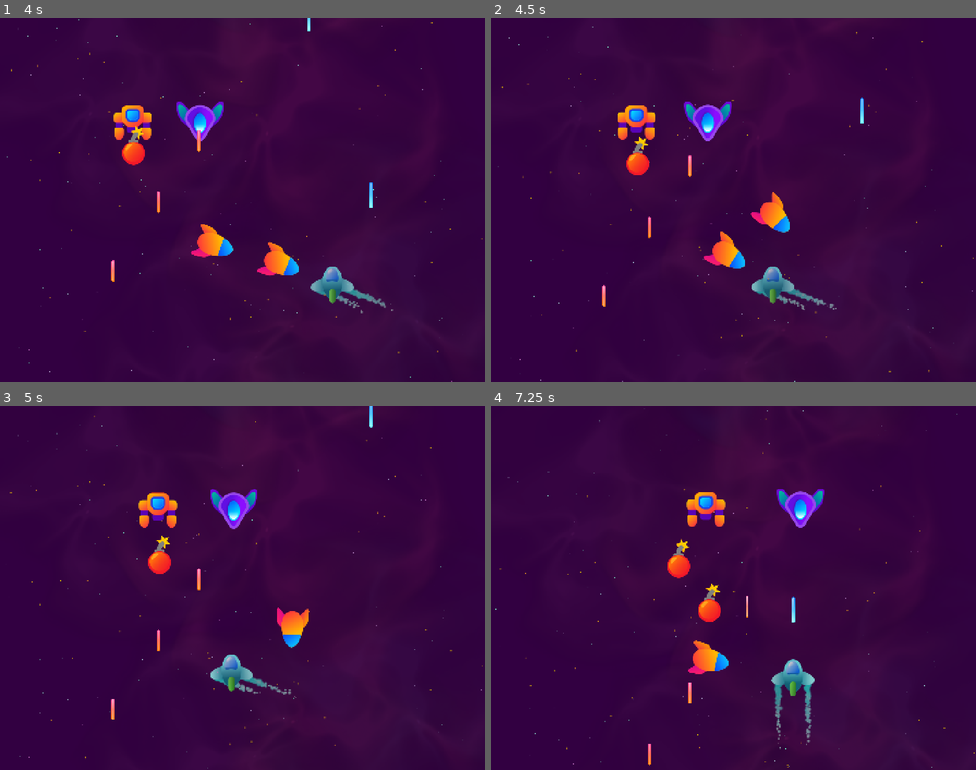
Above: before the commit, frames 1-4 (two rows, left to right).
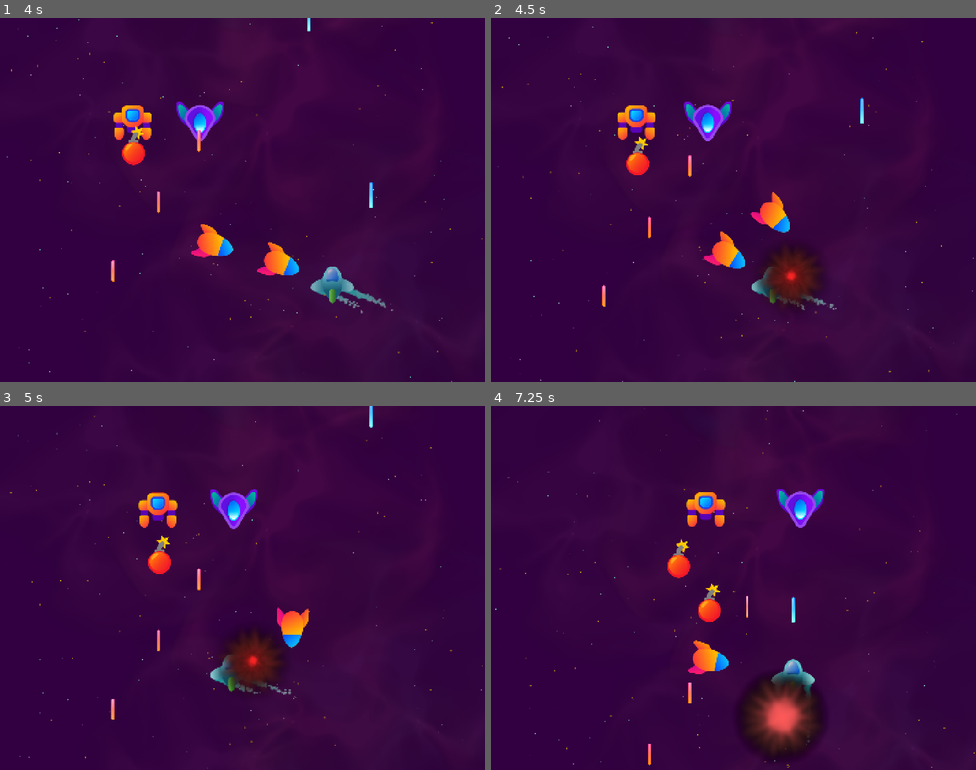
Above: after the commit, the same moments.

Repository: LHO-Developments/Godot-Projects
Game: Godot game, scene res://Scenes/Level/level.tscn
Same seed, same stepped clock (60 frames per second), same inputs: the game is played once before the commit and once after it. Sound files missing from this copy of the repository are replaced by a short silence.
Inputs:
- Up to frame 1 (4 s): hold D (right) 0.53-1.28 s; tap Space (shoot) at 0.6, 2.1, 3.6 s; hold S (down) 1.28-2.03 s; tap T (test) at 1.35, 2.85 s; hold D (right) 2.03-2.78 s; hold W (up) 2.78-3.53 s; hold A (left) from 3.53 s (still down)
- Up to frame 2 (4.5 s): keep holding A (left); tap T (test) at 4.35 s
- Up to frame 3 (5 s): keep holding A (left)
- Up to frame 4 (7.25 s): release A (left) at 5.03 s; hold S (down) 5.03-5.78 s; tap Space (shoot) at 5.1, 6.6 s; hold D (right) 5.78-6.53 s; tap T (test) at 5.85 s; hold W (up) from 6.53 s (still down)

Frame 1 is identical in both runs. In frame 2, 1.6% of the frame differs, in the area x 54-69%, y 63-81%; in frame 3, 1.6%; in frame 4, 3.2%, in the area x 51-69%, y 72-98%.

Commit message:
Add collision and hitbox for explosion

Diff:
--- a/Space Ace/space-ace/Scenes/Explosion/Explosion.tscn
+++ b/Space Ace/space-ace/Scenes/Explosion/Explosion.tscn
@@ -3,6 +3,7 @@
 [ext_resource type="Script" uid="uid://ba0ym1o8wi0wb" path="res://Scenes/Explosion/Explosion.gd" id="1_qb8ow"]
 
 [node name="Explosion" type="Node2D" unique_id=314014667]
+z_index = 20
 script = ExtResource("1_qb8ow")
 
 [node name="CPUParticles2D" type="CPUParticles2D" parent="." unique_id=363351755]
--- a/Space Ace/space-ace/Scenes/Explosion/PlayerLaserExplosion.tscn
+++ b/Space Ace/space-ace/Scenes/Explosion/PlayerLaserExplosion.tscn
@@ -2,6 +2,7 @@
 
 [ext_resource type="PackedScene" uid="uid://b0lm5kfnat7jk" path="res://Scenes/Explosion/Explosion.tscn" id="1_7de2m"]
 [ext_resource type="Texture2D" uid="uid://ogiufw6ufw5" path="res://Asset/Textures/ParticleDot16.png" id="2_cmpx7"]
+[ext_resource type="AudioStream" uid="uid://cfdx48ylogcko" path="res://Asset/Sounds/394128__space-explosion_shotz.wav" id="3_kl4tg"]
 
 [sub_resource type="Curve" id="Curve_kl4tg"]
 _data = [Vector2(0.2712766, 0), 0.0, 0.0, 0, 0, Vector2(0.4893617, 1), 0.0, 0.0, 0, 0, Vector2(0.86170214, 0.08988774), 0.0, 0.0, 0, 0]
@@ -28,3 +29,6 @@
 scale_amount_max = 4.0
 scale_amount_curve = SubResource("Curve_kl4tg")
 color_ramp = SubResource("Gradient_cmpx7")
+
+[node name="Sound" parent="." index="1" unique_id=1266230385]
+stream = ExtResource("3_kl4tg")
--- a/Space Ace/space-ace/Scenes/Projectile/BaseProjectile.gd
+++ b/Space Ace/space-ace/Scenes/Projectile/BaseProjectile.gd
@@ -1,9 +1,13 @@
 extends Poolable;
 class_name BaseProjectile
+
+@export var explosion_scene: PackedScene
+
 
 @onready var life_timer: Timer = $LifeTimer
 @onready var hitbox: HitBox = $Hitbox
 
+@export var explosion_margin: float = 40.0
 
 var _mover: Mover
 
@@ -14,6 +18,16 @@
 			_mover = c
 			break
 	assert(_mover, "No mover on base projectile")
+
+
+func explode(collider_position: Vector2) -> void:
+	if !explosion_scene: return
+	var direction: Vector2 = global_position.direction_to(collider_position)
+	var explosion_position: Vector2 = global_position + direction * explosion_margin
+	SignalHub.emit_spawn_pool_object(
+		explosion_position, explosion_scene
+	)
+
 
 
 func activate() -> void:
@@ -34,4 +48,5 @@
 
 
 func _on_hitbox_died(collided_with: Area2D) -> void:
+	explode(collided_with.global_position)
 	deactivate()
--- a/Space Ace/space-ace/Scenes/Projectile/EnemyBomb.tscn
+++ b/Space Ace/space-ace/Scenes/Projectile/EnemyBomb.tscn
@@ -2,12 +2,14 @@
 
 [ext_resource type="PackedScene" uid="uid://cuq5igk8lfv4f" path="res://Scenes/Projectile/BaseProjectile.tscn" id="1_fj0le"]
 [ext_resource type="Texture2D" uid="uid://b7yh4sfdxjxar" path="res://Asset/Images/Bomb.png" id="2_2vjpk"]
+[ext_resource type="PackedScene" uid="uid://cu8sly35eeaw6" path="res://Scenes/Explosion/EnemyLaserExplosion.tscn" id="2_7top6"]
 [ext_resource type="PackedScene" uid="uid://bhn8t7tgv7imo" path="res://Component/Movement/TargetedMover.tscn" id="3_7top6"]
 
 [sub_resource type="CircleShape2D" id="CircleShape2D_fj0le"]
 radius = 30.0
 
 [node name="EnemyBomb" unique_id=1709716112 instance=ExtResource("1_fj0le")]
+explosion_scene = ExtResource("2_7top6")
 
 [node name="Sprite2D" parent="." index="0" unique_id=989220919]
 scale = Vector2(0.9, 0.9)
--- a/Space Ace/space-ace/Scenes/Projectile/EnemyLaser.tscn
+++ b/Space Ace/space-ace/Scenes/Projectile/EnemyLaser.tscn
@@ -2,6 +2,7 @@
 
 [ext_resource type="PackedScene" uid="uid://cuq5igk8lfv4f" path="res://Scenes/Projectile/BaseProjectile.tscn" id="1_10ohv"]
 [ext_resource type="Texture2D" uid="uid://1fskd4k6mgbw" path="res://Asset/Images/LaserOrange.png" id="2_ona4s"]
+[ext_resource type="PackedScene" uid="uid://cu8sly35eeaw6" path="res://Scenes/Explosion/EnemyLaserExplosion.tscn" id="2_xtets"]
 [ext_resource type="PackedScene" uid="uid://bi8fqovlohcc6" path="res://Component/Movement/Mover.tscn" id="3_xtets"]
 
 [sub_resource type="CapsuleShape2D" id="CapsuleShape2D_10ohv"]
@@ -9,6 +10,8 @@
 height = 60.0
 
 [node name="EnemyLaser" unique_id=1709716112 instance=ExtResource("1_10ohv")]
+explosion_scene = ExtResource("2_xtets")
+explosion_margin = 20.0
 
 [node name="Sprite2D" parent="." index="0" unique_id=989220919]
 scale = Vector2(0.5, 0.5)
--- a/Space Ace/space-ace/Scenes/Projectile/HomingMissile.tscn
+++ b/Space Ace/space-ace/Scenes/Projectile/HomingMissile.tscn
@@ -2,6 +2,7 @@
 
 [ext_resource type="PackedScene" uid="uid://cuq5igk8lfv4f" path="res://Scenes/Projectile/BaseProjectile.tscn" id="1_ivttq"]
 [ext_resource type="Texture2D" uid="uid://dkqjp5rdnexd0" path="res://Asset/Images/HomingMissile.png" id="2_m2se8"]
+[ext_resource type="PackedScene" uid="uid://cu8sly35eeaw6" path="res://Scenes/Explosion/EnemyLaserExplosion.tscn" id="2_pn0nu"]
 [ext_resource type="PackedScene" uid="uid://cjqdnrt3kdoxp" path="res://Component/Movement/HomingMover.tscn" id="3_pn0nu"]
 
 [sub_resource type="CapsuleShape2D" id="CapsuleShape2D_ivttq"]
@@ -9,6 +10,7 @@
 height = 80.0
 
 [node name="HomingMissile" unique_id=1709716112 instance=ExtResource("1_ivttq")]
+explosion_scene = ExtResource("2_pn0nu")
 
 [node name="Sprite2D" parent="." index="0" unique_id=989220919]
 rotation = 1.5707964
--- a/Space Ace/space-ace/Scenes/Projectile/PlayerLaser.tscn
+++ b/Space Ace/space-ace/Scenes/Projectile/PlayerLaser.tscn
@@ -1,6 +1,7 @@
 [gd_scene format=3 uid="uid://cdx1hlyeam1ol"]
 
 [ext_resource type="PackedScene" uid="uid://cuq5igk8lfv4f" path="res://Scenes/Projectile/BaseProjectile.tscn" id="1_d8pwx"]
+[ext_resource type="PackedScene" uid="uid://c3pgufv22dag4" path="res://Scenes/Explosion/PlayerLaserExplosion.tscn" id="2_8nmmy"]
 [ext_resource type="Texture2D" uid="uid://rrgibyrwtrsi" path="res://Asset/Images/LaserBlue.png" id="2_tlr11"]
 [ext_resource type="PackedScene" uid="uid://bi8fqovlohcc6" path="res://Component/Movement/Mover.tscn" id="3_0fhu1"]
 
@@ -9,6 +10,8 @@
 height = 80.0
 
 [node name="PlayerLaser" unique_id=1709716112 instance=ExtResource("1_d8pwx")]
+explosion_scene = ExtResource("2_8nmmy")
+explosion_margin = 20.0
 
 [node name="Sprite2D" parent="." index="0" unique_id=989220919]
 scale = Vector2(0.6, 0.6)
